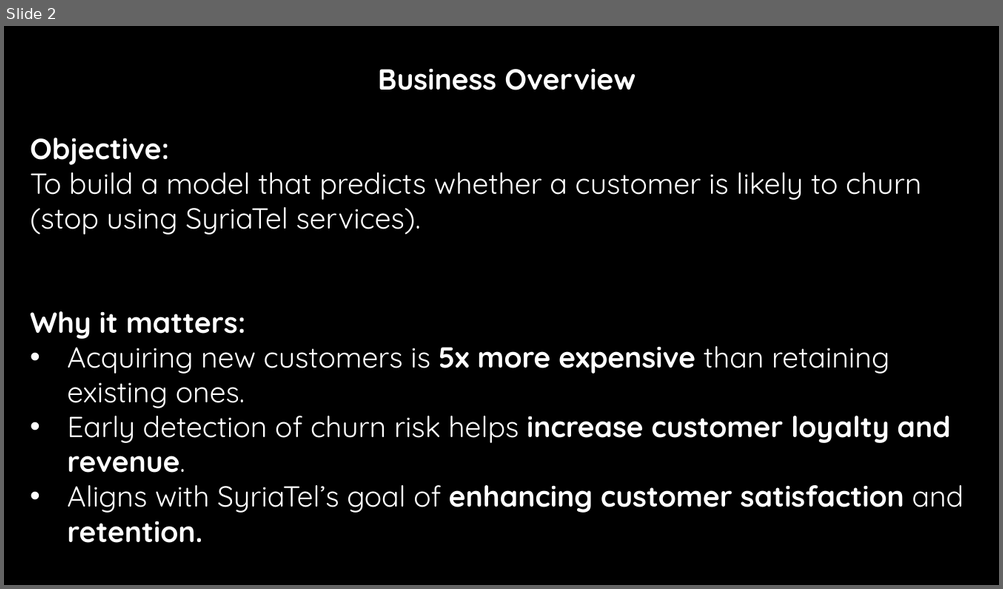
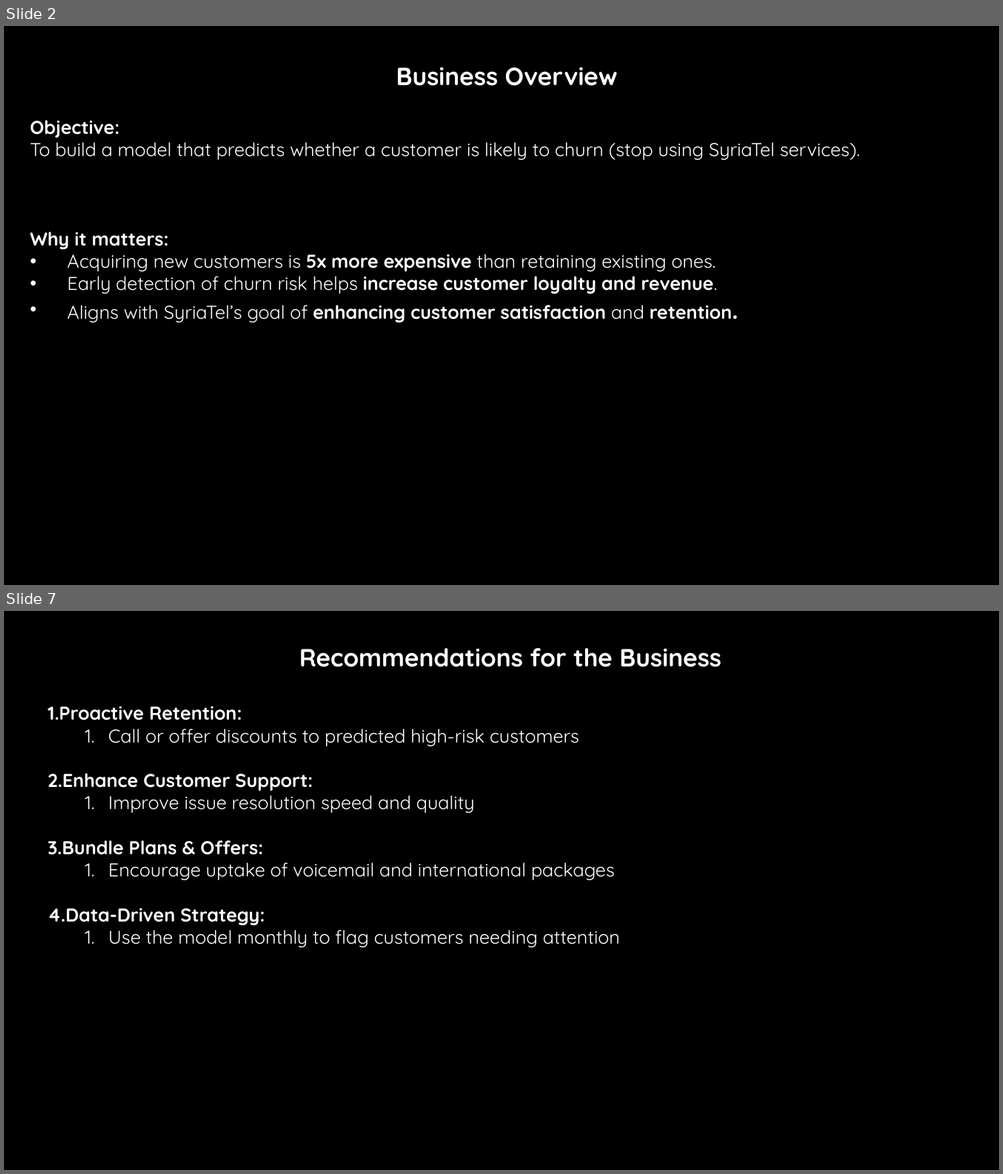
Before and after one commit to Kelvin-Shilisia/syriatel-churn-classifier, a slide deck: Churn Prediction in Telecom.pptx. Shown one above the other, each under a label of ours: slide 2 before the commit, slides 2 and 7 after it; the slides between them are not shown. The pictures are 1003x589 and 1003x1174 pixels, drawn with LibreOffice and Linux fonts; fonts in the diff are those of the drawing; background and template pictures are left out. Boxes give left, top, right and bottom in pixels: in the first picture for what was removed or moved away, otherwise in the second. Text is boxed around its words. In the diff, an @@ line names an element or a change of style, - is before the commit and + after.

```diff
--- a/Churn Prediction in Telecom.pptx
+++ b/Churn Prediction in Telecom.pptx
@@ slide 7 added at (x1=4, y1=611, x2=999, y2=1170), background #000000 @@
@@ text added at (x1=48, y1=648, x2=721, y2=948), 18 pt, text #FFFFFF @@
+Recommendations for the Business
+1. Proactive Retention:
+  1. Call or offer discounts to predicted high-risk customers
+2. Enhance Customer Support:
+  1. Improve issue resolution speed and quality
+3. Bundle Plans & Offers:
+  1. Encourage uptake of voicemail and international packages
+4. Data-Driven Strategy:
+  1. Use the model monthly to flag customers needing attention
@@ slide 2 changed as well @@
@@ text "Business Overview" at (x1=30, y1=67, x2=859, y2=323): size 28 to 24 pt in "Business Overview", "retention."; size 28 to 18 pt @@
```
Also in this commit, not shown: 1 other slide changed, 6 other slides added, 3 slides removed.
